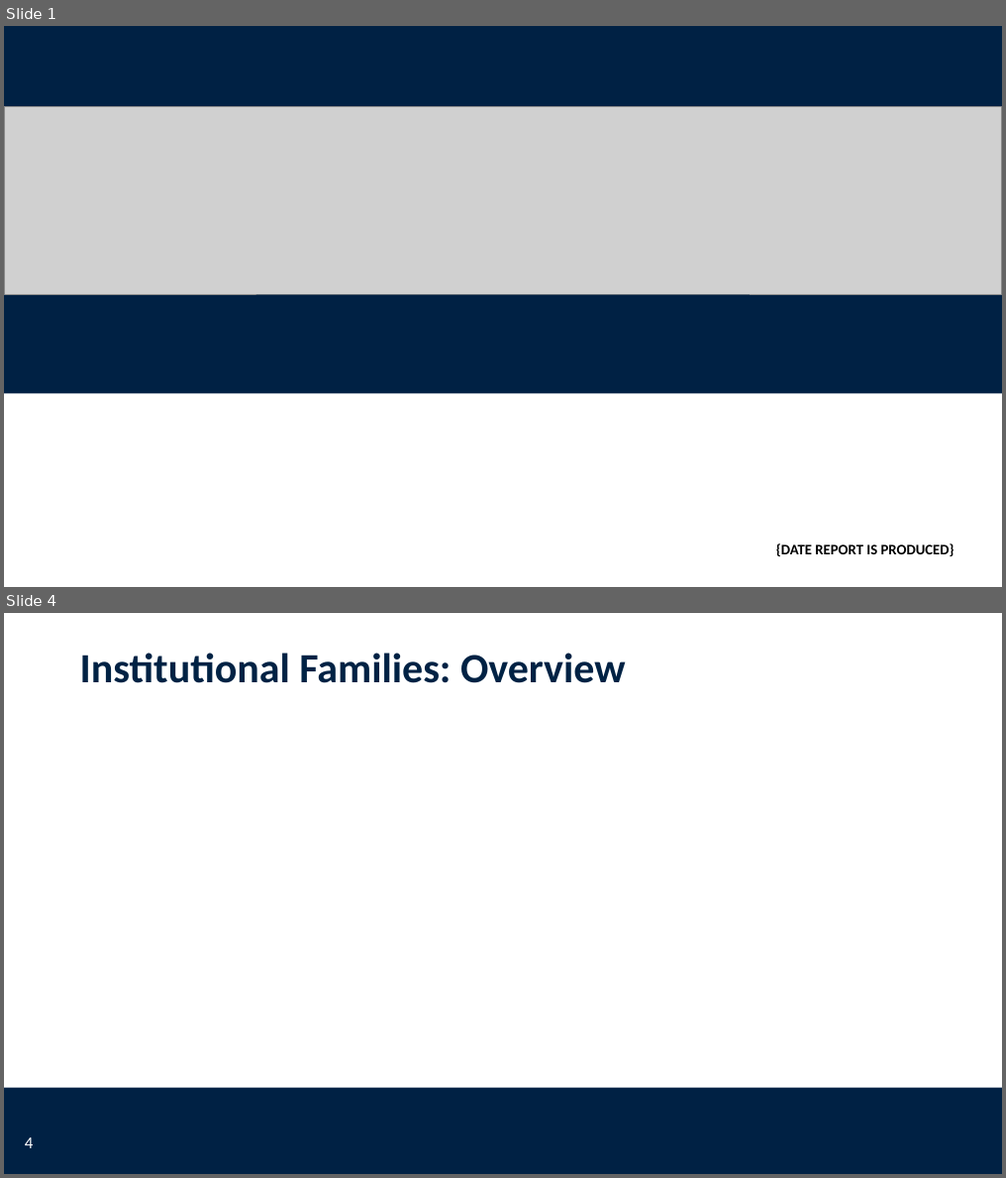
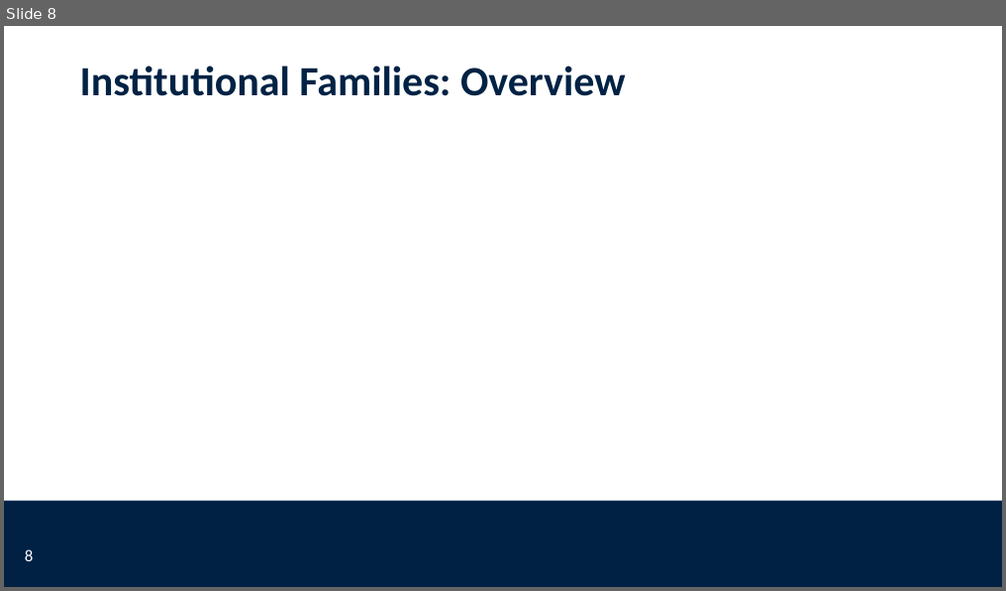
Before and after one commit to worldbank/institutional-assessment-dashboard, a slide deck: app/www/CLIAR_template.pptx. Shown one above the other, each under a label of ours: slides 1 and 4 before the commit, slide 8 after it; the slides between them are not shown. The pictures are 1006x1178 and 1006x591 pixels, drawn with LibreOffice and Linux fonts; fonts in the diff are those of the drawing; grey boxes stand for pictures; background and template pictures are left out. Boxes give left, top, right and bottom in pixels: in the first picture for what was removed or moved away, otherwise in the second. Text is boxed around its words. In the diff, an @@ line names an element or a change of style, - is before the commit and + after.

```diff
--- a/app/www/CLIAR_template.pptx
+++ b/app/www/CLIAR_template.pptx
@@ slide 1 removed at box(4, 26, 1002, 587), background #FFFFFF @@
@@ rectangle removed at box(4, 26, 1002, 393) @@
@@ picture removed at box(4, 107, 1001, 294) @@
@@ text removed at box(776, 544, 954, 557) @@
-{DATE REPORT IS PRODUCED}
@@ what was slide 4 is now slide 8 @@
@@ page number at box(25, 550, 33, 562): text changed @@
-4
+8
```
Also in this commit, not shown: 2 slides changed, 6 slides added.
